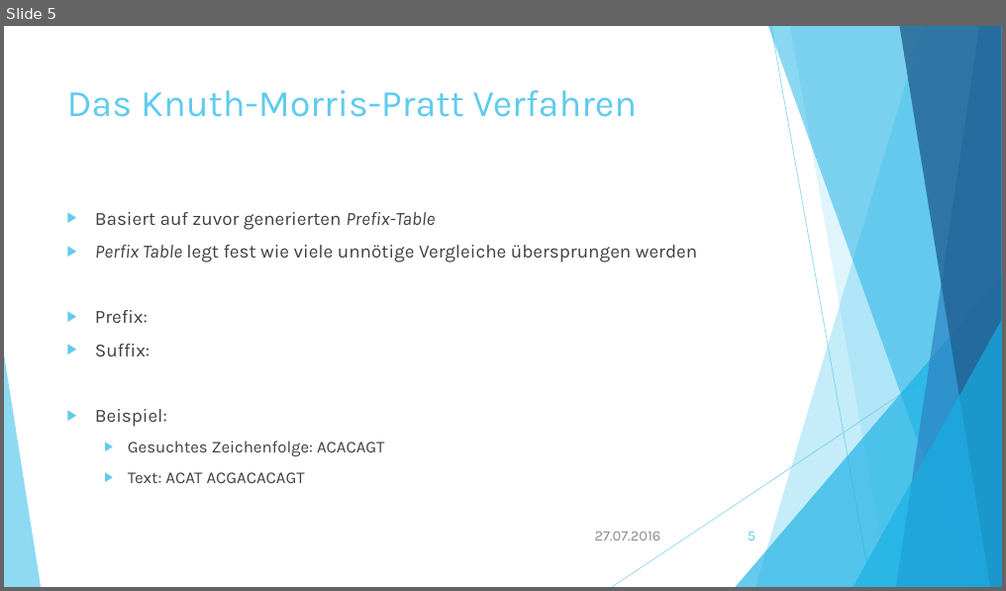
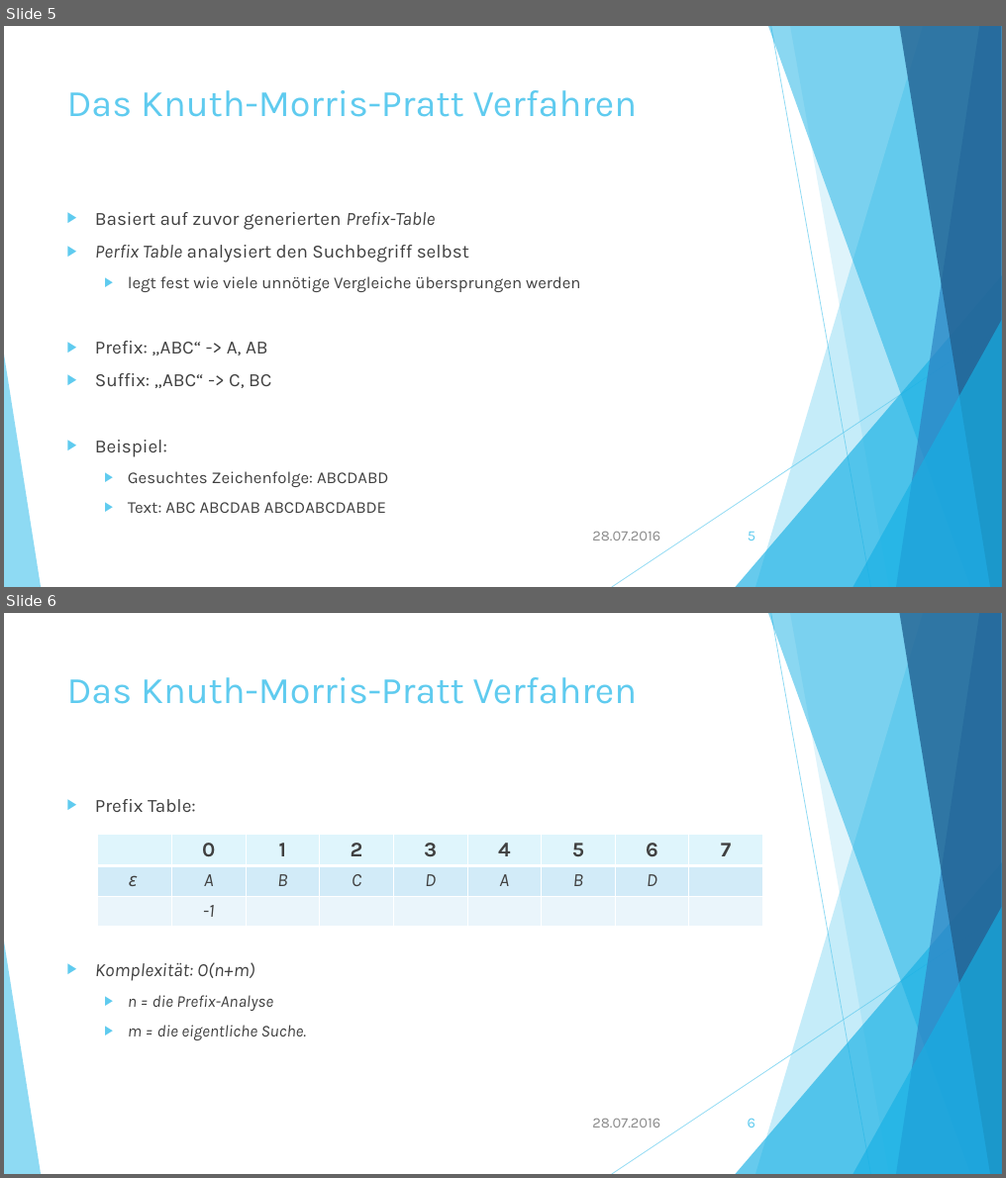
Before and after one commit to lenhuy2106/grp07-algdatII, a slide deck: DynamischeSucheInTexten.pptx. Shown one above the other, each under a label of ours: slide 5 before the commit, slides 5 and 6 after it. The pictures are 1006x591 and 1006x1178 pixels, drawn with LibreOffice and Linux fonts; fonts in the diff are those of the drawing. Boxes give left, top, right and bottom in pixels: in the first picture for what was removed or moved away, otherwise in the second. Text is boxed around its words. In the diff, an @@ line names an element or a change of style, - is before the commit and + after.

```diff
--- a/DynamischeSucheInTexten.pptx
+++ b/DynamischeSucheInTexten.pptx
@@ slide 6 added at box(4, 613, 1002, 1174), background #FFFFFF; not listed: 10 template elements that a slide beside it also shows @@
@@ title added at box(67, 677, 637, 704), 36 pt, text #5FCBEF @@
+Das Knuth-Morris-Pratt Verfahren
@@ text added at box(95, 799, 307, 1041), 16 pt, text #404040, italic @@
+▶ Prefix Table:
+▶ Komplexität: O(n+m)
+  ▶ n = die Prefix-Analyse
+  ▶ m = die eigentliche Suche.
@@ table added at box(98, 834, 764, 927), 3 rows, 9 columns @@
+ | 0 | 1 | 2 | 3 | 4 | 5 | 6 | 7
+ε | A | B | C | D | A | B | D | 
+ | -1 |  |  |  |  |  |  | 
@@ text added at box(592, 1118, 660, 1128), 14 pt, text #8C8C8C @@
+28.07.2016
@@ page number added at box(747, 1118, 755, 1128), 14 pt, text #5FCBEF @@
+6
@@ slide 5 changed as well @@
@@ text at box(95, 245, 580, 388): text changed @@
-▶ Perfix Table legt fest wie viele unnötige Vergleiche übersprungen werden
-▶ Prefix:
-▶ Suffix:
+▶ Perfix Table analysiert den Suchbegriff selbst
+  ▶ legt fest wie viele unnötige Vergleiche übersprungen werden
+▶ Prefix: „ABC“ -> A, AB
+▶ Suffix: „ABC“ -> C, BC
@@ text at box(128, 472, 388, 513): text changed @@
-  ▶ Gesuchtes Zeichenfolge: ACACAGT
-  ▶ Text: ACAT ACGACACAGT
+  ▶ Gesuchtes Zeichenfolge: ABCDABD
+  ▶ Text: ABC ABCDAB ABCDABCDABDE
@@ text at box(592, 531, 660, 541): text changed @@
-27.07.2016
+28.07.2016
```
Also in this commit, not shown: 6 other slides changed.
